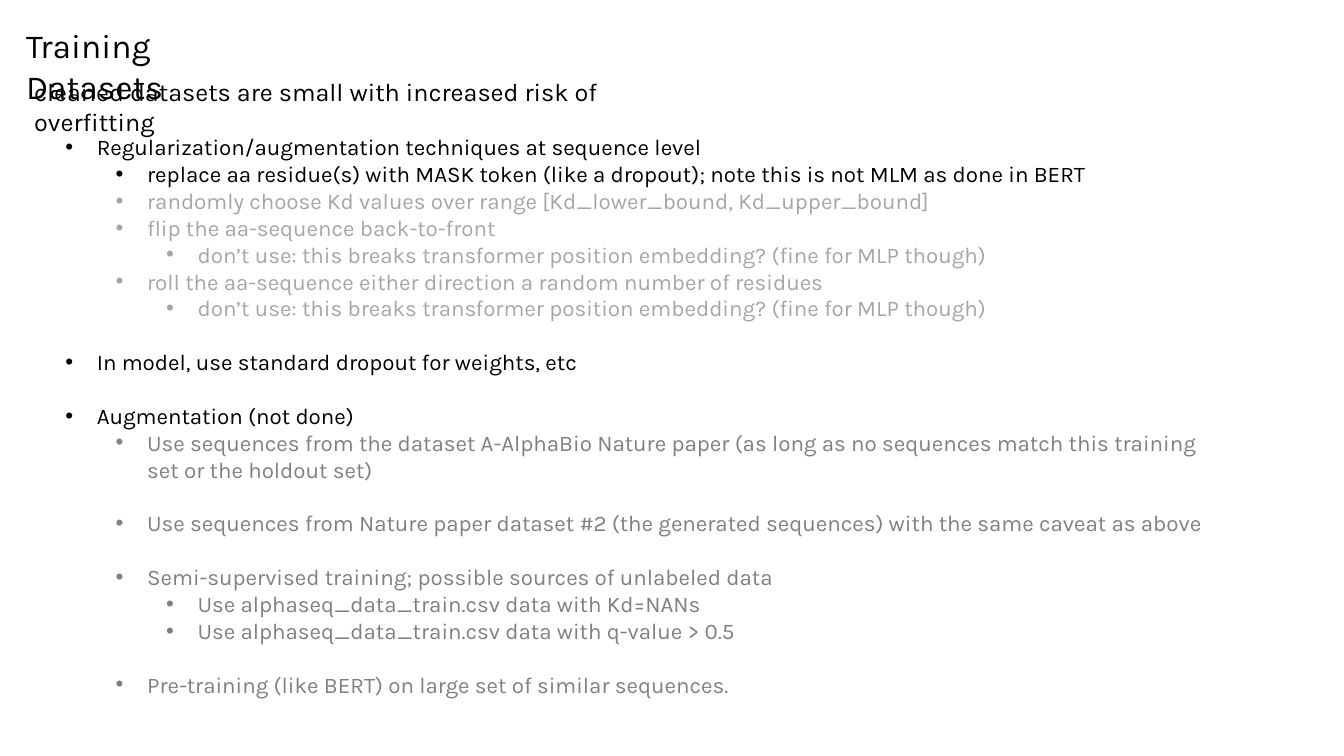
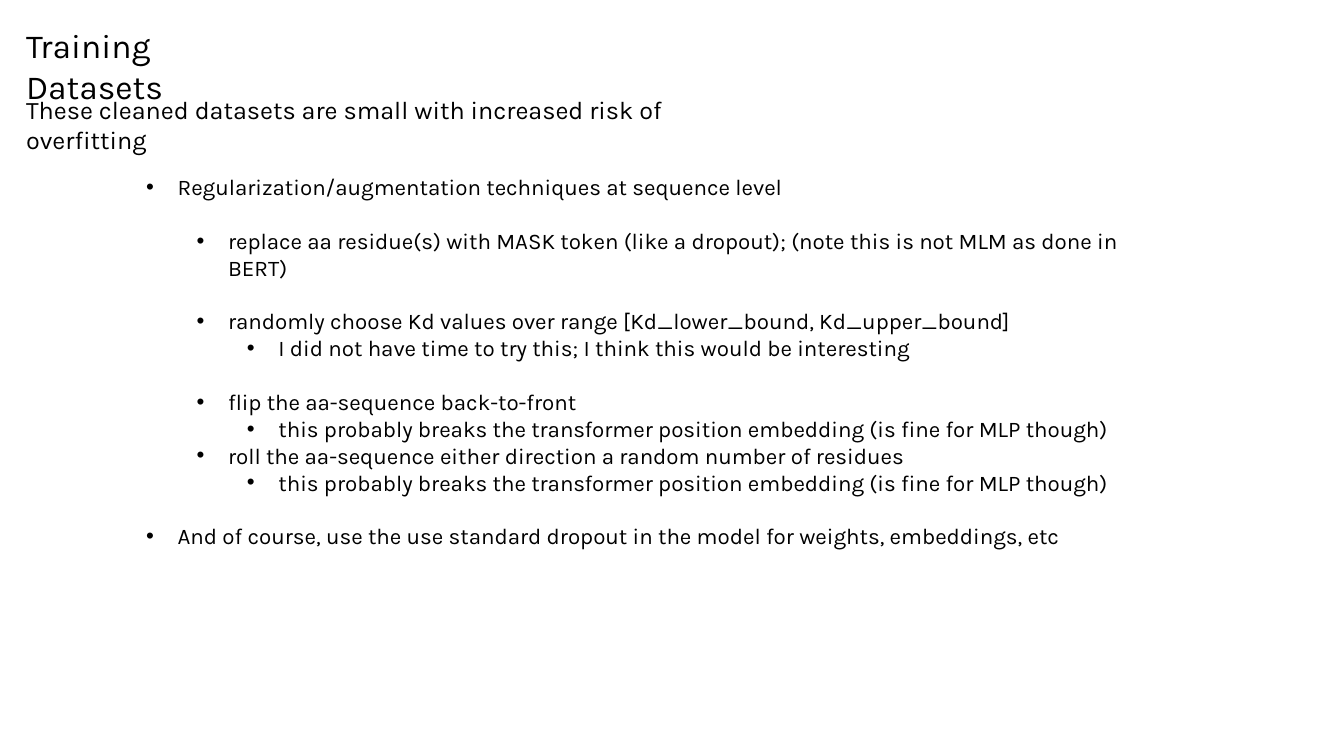
Before and after one commit to planaria158/BERT-antibody-antigen-binding-energy, a slide deck: slide 6 of Homework-aAlphaBio.pptx. Drawn at 1344x756 pixels with LibreOffice and Linux fonts; fonts in the diff are those of the drawing. Boxes give left, top, right and bottom in pixels: in the first picture for what was removed or moved away, otherwise in the second. Text is boxed around its words. In the diff, an @@ line names an element or a change of style, - is before the commit and + after.

Commit message:
slide deck changes

```diff
--- a/Homework-aAlphaBio.pptx
+++ b/Homework-aAlphaBio.pptx
@@ text at box(26, 96, 661, 120): text changed @@
-cleaned datasets are small with increased risk of overfitting
+These cleaned datasets are small with increased risk of overfitting
@@ text "Regularization/augmentation techniques at sequence level": place and size @@
-text "Regularization/augmentation techniques at sequence level" at box(97, 135, 1201, 699)
+text "Regularization/augmentation techniques at sequence level" at box(178, 178, 1117, 545)
@@ text at box(228, 233, 1117, 279): text changed @@
-  • replace aa residue(s) with MASK token (like a dropout); note this is not MLM as done in BERT
+  • replace aa residue(s) with MASK token (like a dropout); (note this is not MLM as done in BERT)
@@ text at box(228, 312, 1009, 470): text colour #A6A6A6 to #000000 in "randomly choose Kd values over range [Kd_lower_bound, ...", "flip the aa-sequence back-to-front", "roll the aa-sequence either direction a random ..." @@
@@ text at box(278, 340, 909, 362): paragraph added @@
+    • I did not have time to try this; I think this would be interesting
@@ text at box(278, 421, 1108, 443): text changed; text colour #A6A6A6 to #000000 @@
-    • don’t use: this breaks transformer position embedding? (fine for MLP though)
+    • this probably breaks the transformer position embedding (is fine for MLP though)
@@ text at box(178, 475, 1108, 545): text changed; text colour #808080 to #000000 @@
-    • don’t use: this breaks transformer position embedding? (fine for MLP though)
-• In model, use standard dropout for weights, etc
-• Augmentation (not done)
-  • Use sequences from the dataset A-AlphaBio Nature paper (as long as no sequences match this training set or the holdout set)
-  • Use sequences from Nature paper dataset #2 (the generated sequences) with the same caveat as above
-  • Semi-supervised training; possible sources of unlabeled data
-    • Use alphaseq_data_train.csv data with Kd=NANs
-    • Use alphaseq_data_train.csv data with q-value > 0.5
-  • Pre-training (like BERT) on large set of similar sequences.
+    • this probably breaks the transformer position embedding (is fine for MLP though)
+• And of course, use the use standard dropout in the model for weights, embeddings, etc
```
Also in this commit, not shown: 6 other slides changed, 2 slides added, 1 slide removed.
